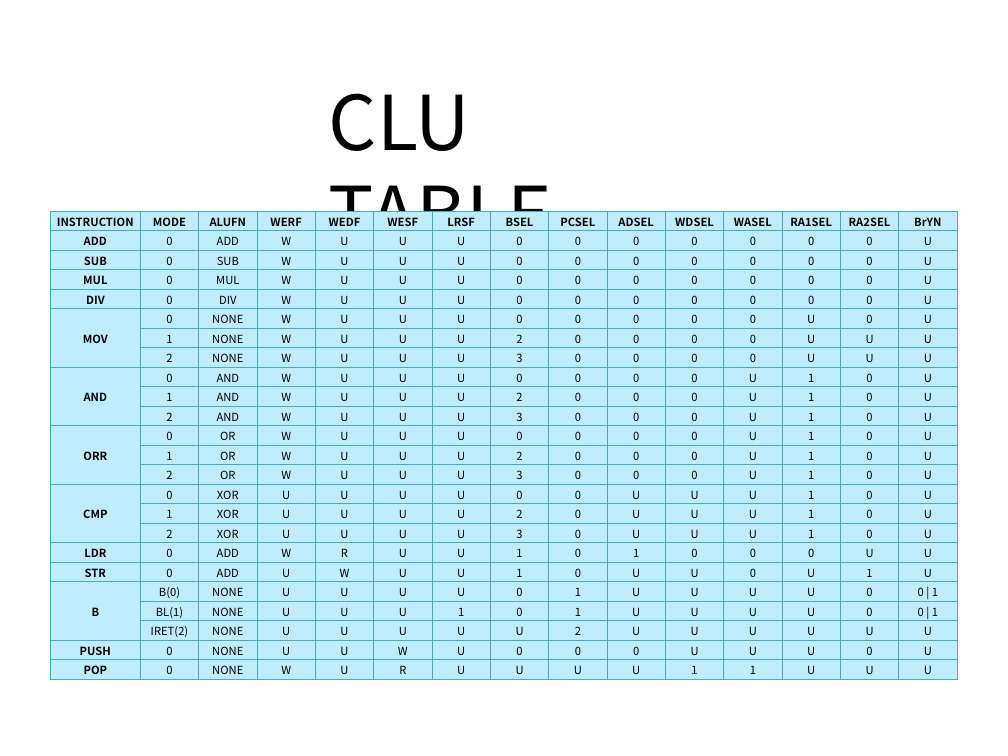
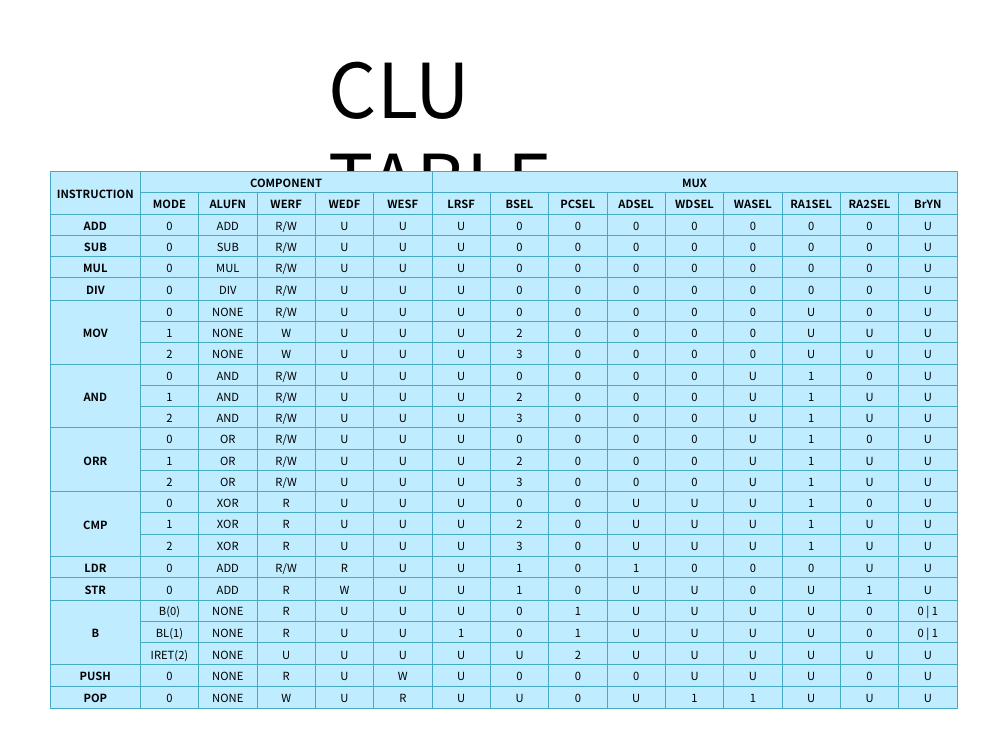
Before and after one commit to eldora/CASM, a slide deck: slide 27 of GradPortfolio.pptx. Drawn at 1008x756 pixels with LibreOffice and Linux fonts; fonts in the diff are those of the drawing. Boxes give left, top, right and bottom in pixels: in the first picture for what was removed or moved away, otherwise in the second. Text is boxed around its words. In the diff, an @@ line names an element or a change of style, - is before the commit and + after.

```diff
--- a/GradPortfolio.pptx
+++ b/GradPortfolio.pptx
@@ text "CLU TABLE" moved from (x1=329, y1=93, x2=552, y2=259) to (x1=329, y1=61, x2=552, y2=228) @@
@@ table at (x1=50, y1=171, x2=959, y2=709) @@
-row 1: INSTRUCTION | MODE | ALUFN | WERF | WEDF | WESF | LRSF | BSEL | PCSEL | ADSEL | WDSEL | WASEL | RA1SEL | RA2SEL | BrYN
-row 2: ADD | 0 | ADD | W | U | U | U | 0 | 0 | 0 | 0 | 0 | 0 | 0 | U
-row 3: SUB | 0 | SUB | W | U | U | U | 0 | 0 | 0 | 0 | 0 | 0 | 0 | U
-row 4: MUL | 0 | MUL | W | U | U | U | 0 | 0 | 0 | 0 | 0 | 0 | 0 | U
-row 5: DIV | 0 | DIV | W | U | U | U | 0 | 0 | 0 | 0 | 0 | 0 | 0 | U
-row 6: MOV | 0 | NONE | W | U | U | U | 0 | 0 | 0 | 0 | 0 | U | 0 | U
+row 1: INSTRUCTION | COMPONENT |  |  |  |  | MUX |  |  |  |  |  |  |  | 
+row 2:  | MODE | ALUFN | WERF | WEDF | WESF | LRSF | BSEL | PCSEL | ADSEL | WDSEL | WASEL | RA1SEL | RA2SEL | BrYN
+row 3: ADD | 0 | ADD | R/W | U | U | U | 0 | 0 | 0 | 0 | 0 | 0 | 0 | U
+row 4: SUB | 0 | SUB | R/W | U | U | U | 0 | 0 | 0 | 0 | 0 | 0 | 0 | U
+row 5: MUL | 0 | MUL | R/W | U | U | U | 0 | 0 | 0 | 0 | 0 | 0 | 0 | U
+row 6: DIV | 0 | DIV | R/W | U | U | U | 0 | 0 | 0 | 0 | 0 | 0 | 0 | U
+row 7: MOV | 0 | NONE | R/W | U | U | U | 0 | 0 | 0 | 0 | 0 | U | 0 | U
-row 10, column 4: W
+row 10, column 4: R/W
-row 11, column 4: W
+row 11, column 4: R/W
-row 11, column 14: 0
+row 11, column 14: U
-row 12, column 4: W
+row 12, column 4: R/W
-row 12, column 14: 0
+row 12, column 14: U
-row 13, column 4: W
+row 13, column 4: R/W
-row 14, column 4: W
+row 14, column 4: R/W
-row 14, column 14: 0
+row 14, column 14: U
-row 15, column 4: W
+row 15, column 4: R/W
-row 15, column 14: 0
+row 15, column 14: U
-row 16, column 4: U
+row 16, column 4: R
-row 17, column 4: U
+row 17, column 4: R
-row 17, column 14: 0
+row 17, column 14: U
-row 18, column 4: U
+row 18, column 4: R
-row 18, column 14: 0
+row 18, column 14: U
-row 19, column 4: W
+row 19, column 4: R/W
-row 20, column 4: U
+row 20, column 4: R
-row 21, column 4: U
+row 21, column 4: R
-row 22, column 4: U
+row 22, column 4: R
-row 24, column 4: U
+row 24, column 4: R
-row 25, column 9: U
+row 25, column 9: 0
@@ table resized from (x1=50, y1=212, x2=959, y2=680) to (x1=50, y1=171, x2=959, y2=709) @@
```
Also in this commit, not shown: 5 other slides changed, 12 other files.
